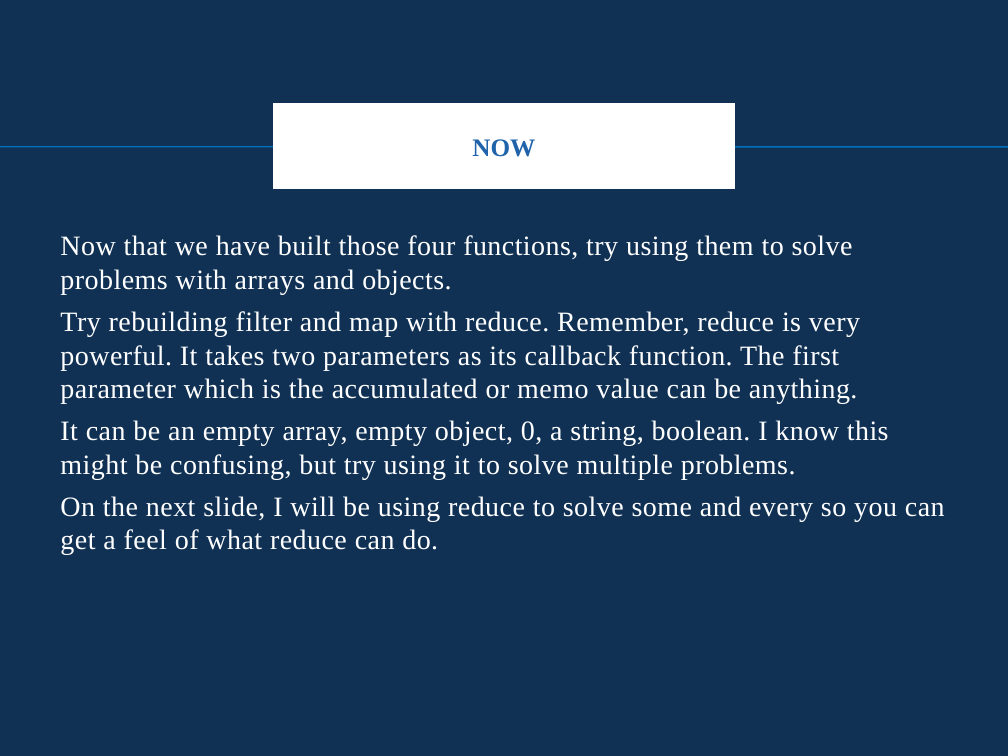
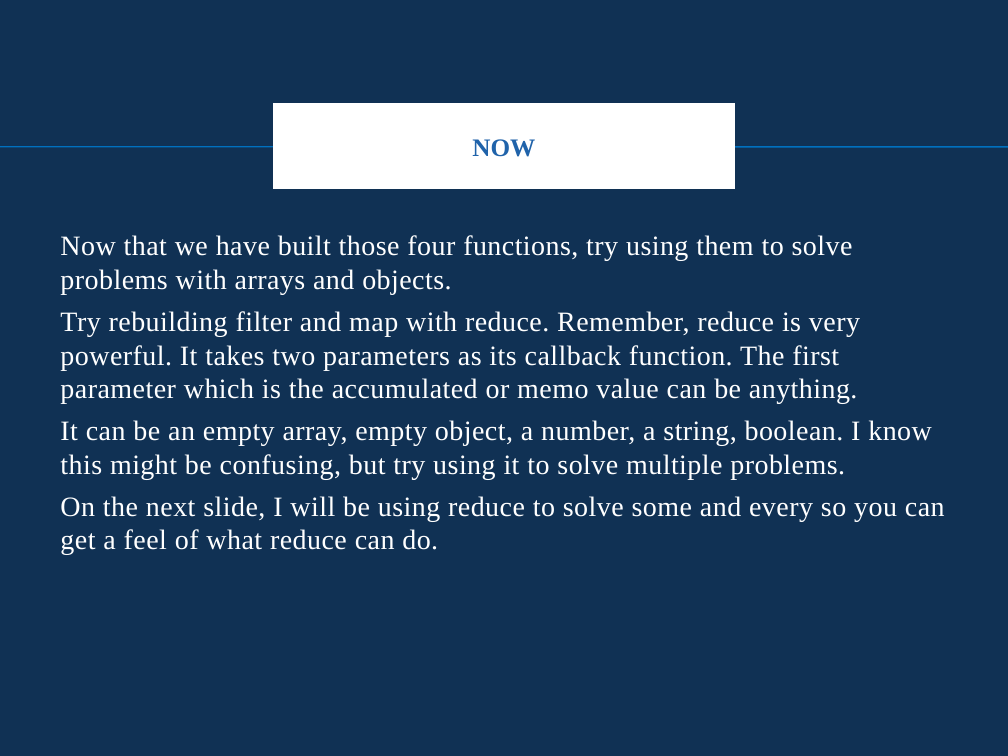
Before and after one commit to joksina/JS, a slide deck: slide 15 of HigherFunctions.pptx (slide 14 before the commit). Drawn at 1008x756 pixels with LibreOffice and Linux fonts; fonts in the diff are those of the drawing; background and template pictures are left out. Boxes give left, top, right and bottom in pixels: in the first picture for what was removed or moved away, otherwise in the second. Text is boxed around its words. In the diff, an @@ line names an element or a change of style, - is before the commit and + after.

```diff
--- a/HigherFunctions.pptx
+++ b/HigherFunctions.pptx
@@ text at [60,420,932,479]: text changed @@
-It can be an empty array, empty object, 0, a string, boolean. I know this might be confusing, but try using it to solve multiple problems.
+It can be an empty array, empty object, a number, a string, boolean. I know this might be confusing, but try using it to solve multiple problems.
```
Also in this commit, not shown: 3 other slides changed, 1 slide added.
